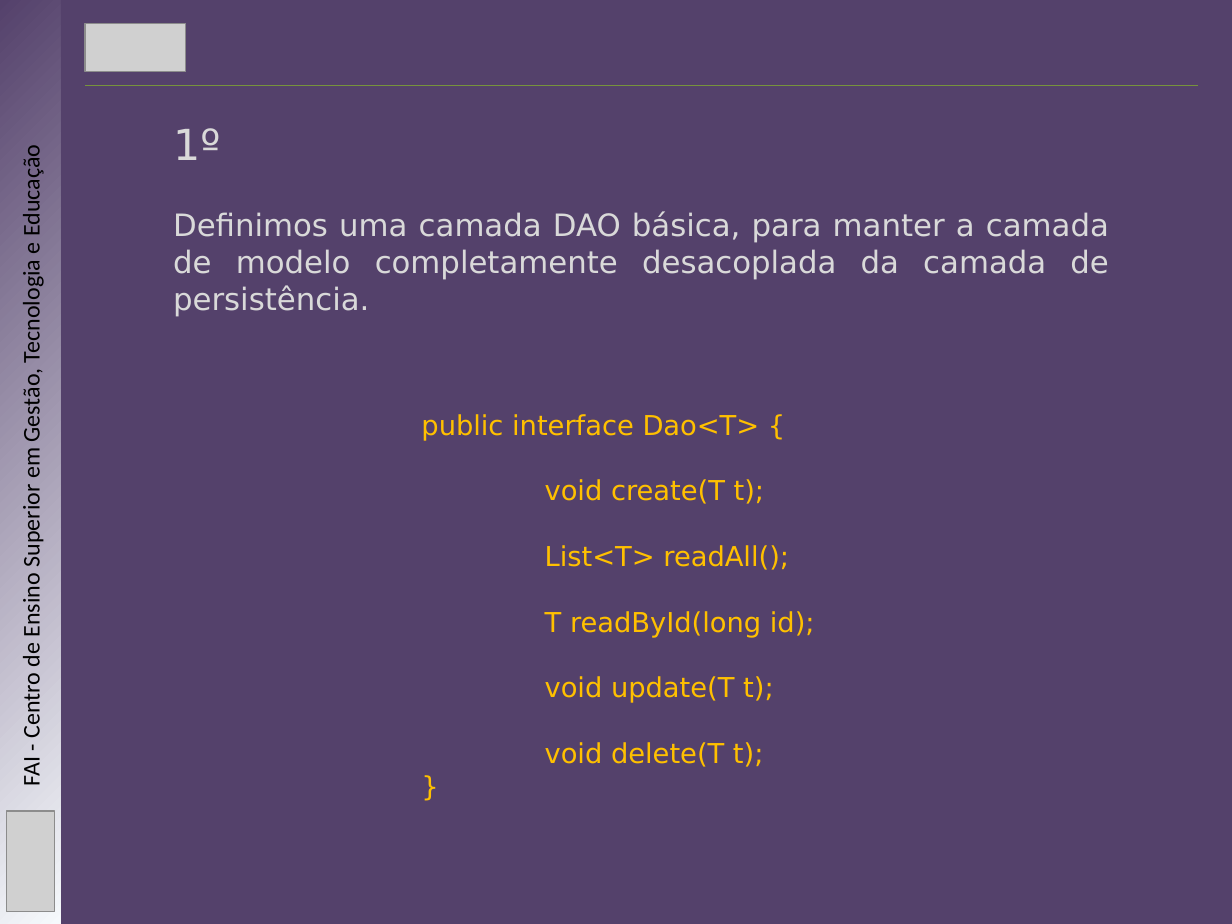
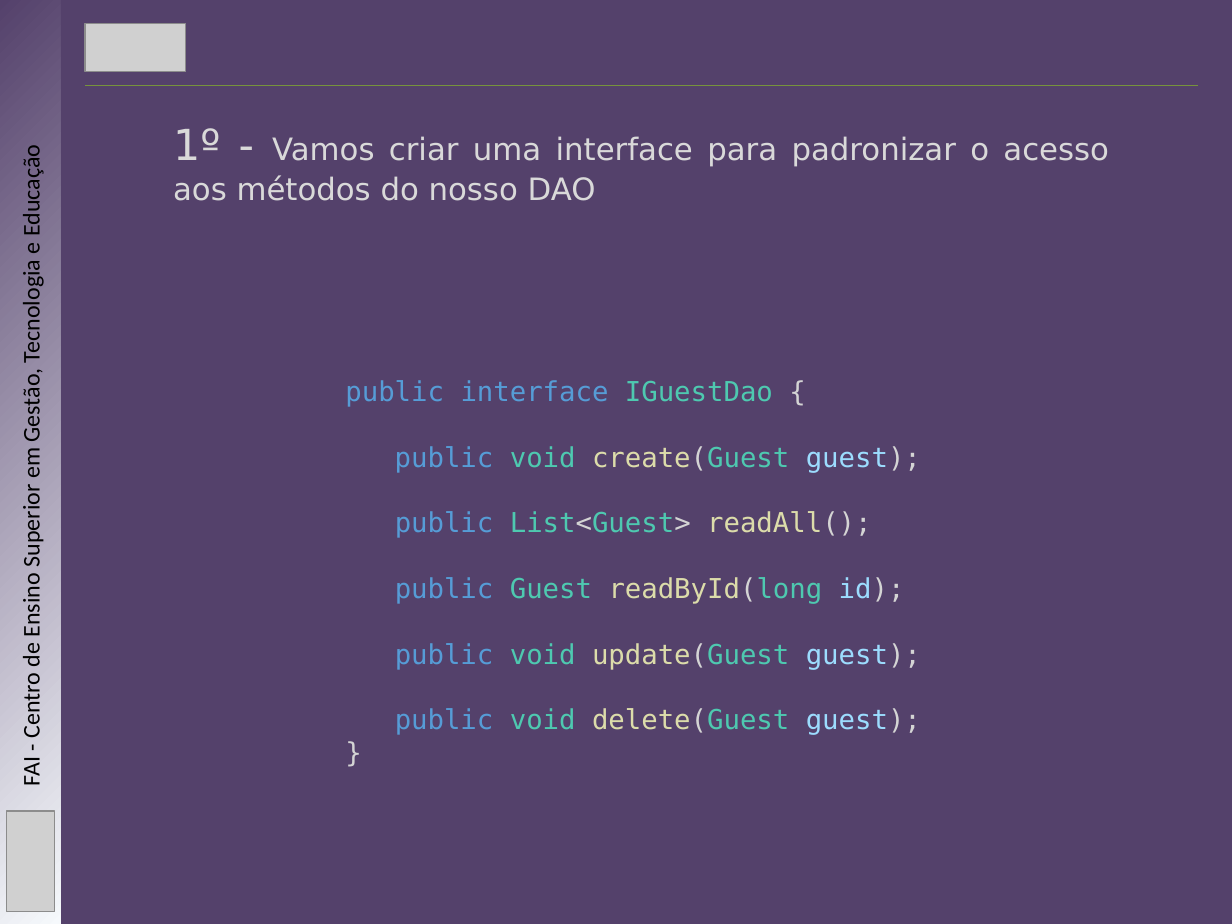
Before and after one commit to mbernardesp/lab-dev-software-sgh, a slide deck: slide 11 of slides/design-patterns.pptx. Drawn at 1232x924 pixels with LibreOffice and Linux fonts; fonts in the diff are those of the drawing; grey boxes stand for pictures. Boxes give left, top, right and bottom in pixels: in the first picture for what was removed or moved away, otherwise in the second. Text is boxed around its words. In the diff, an @@ line names an element or a change of style, - is before the commit and + after.

```diff
--- a/slides/design-patterns.pptx
+++ b/slides/design-patterns.pptx
@@ text at <box>173,128,1109,201</box>: text changed @@
-1º
-Definimos uma camada DAO básica, para manter a camada de modelo completamente desacoplada da camada de persistência.
+1º - Vamos criar uma interface para padronizar o acesso aos métodos do nosso DAO
@@ text "public interface IGuestDao {": place and size @@
-text "public interface IGuestDao {" at <box>421,414,815,767</box>
+text "public interface IGuestDao {" at <box>345,380,921,735</box>
@@ text "public interface IGuestDao {" at <box>345,380,921,735</box>: font DejaVu Sans to DejaVu Sans Mono, text colour #FFC000 to #D4D4D4 in "}"; alignment justified to left @@
@@ text at <box>345,380,921,735</box>: text changed; font DejaVu Sans to DejaVu Sans Mono; text colour #FFC000 to #4EC9B0 @@
-public interface Dao<T> {
-void create(T t);
-List<T> readAll();
-T readById(long id);
-void update(T t);
-void delete(T t);
+public interface IGuestDao {
+public void create(Guest guest);
+public List<Guest> readAll();
+public Guest readById(long id);
+public void update(Guest guest);
+public void delete(Guest guest);
```
Also in this commit, not shown: 3 other slides changed, 29 other files.
